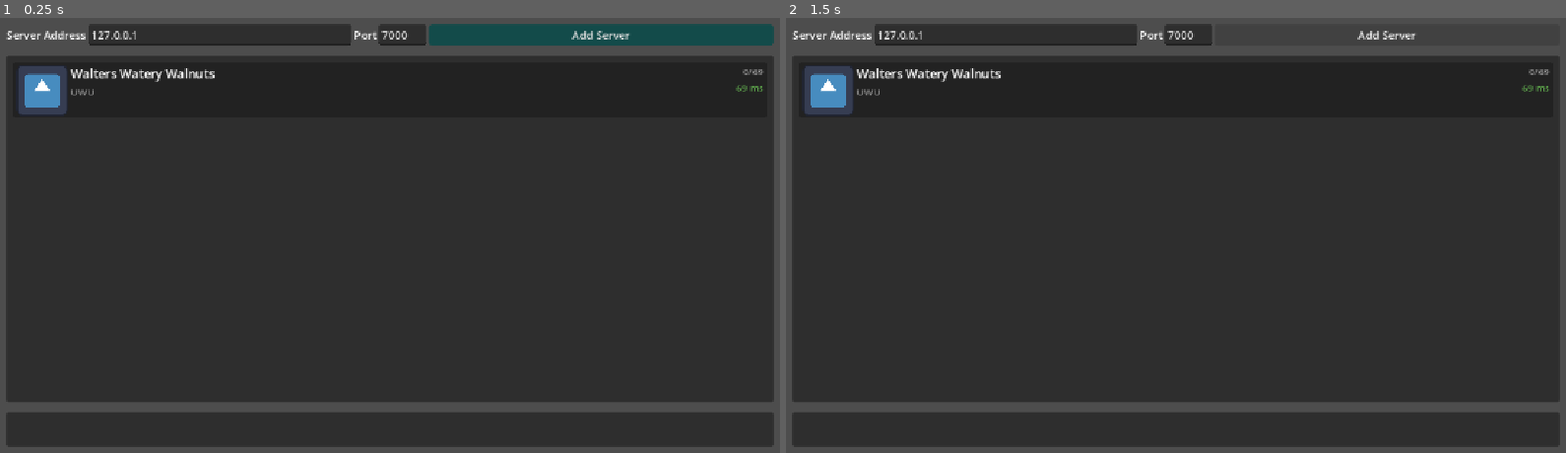
Above: before the commit, frames 1-2 (left to right).
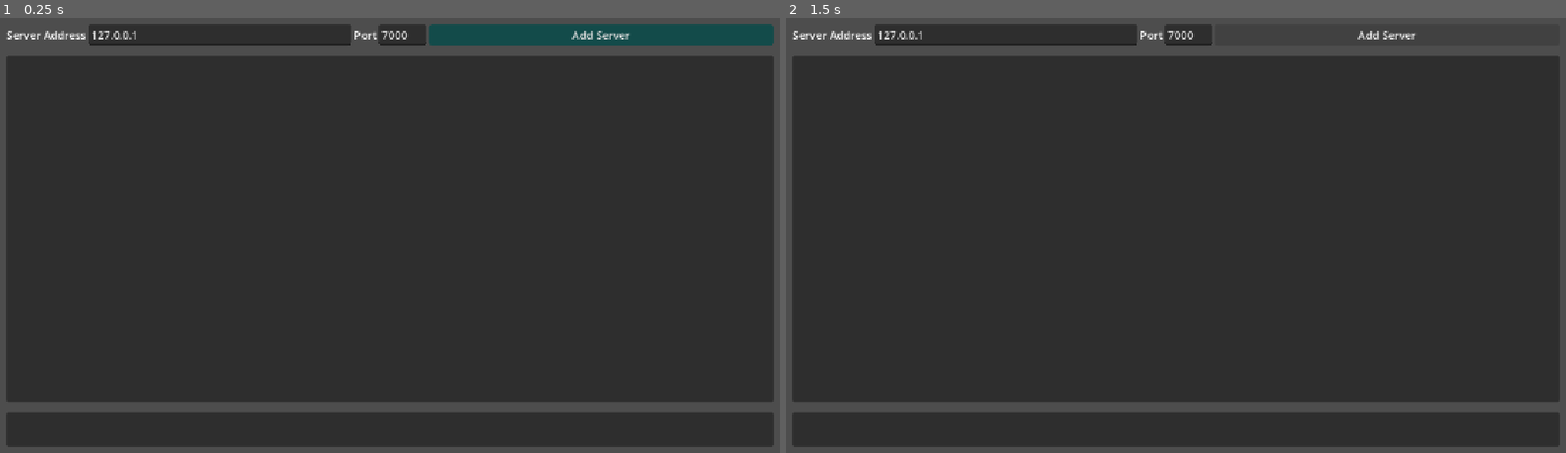
Above: after the commit, the same moments.

Repository: Karrotts/gd-networking
Game: Godot game, scene res://server_browser.tscn
The game is run twice, just before and just after one commit, with the same random seed, the same clock (stepped at 60 frames per second) and the same inputs. The project has no main scene, so this scene is started directly. The engine's default icon, where the game draws it, is replaced by a stand-in: a white triangle on a blue panel in a dark square.
Inputs:
- Up to frame 1 (0.25 s): no input
- Up to frame 2 (1.5 s): tap Enter at 0.5 s; click "Add Server" at 1.25 s

The runs differ from the first frame. In frame 1, 1.0% of the frame differs, in the area x 2-98%, y 11-23%; in frame 2, 1.0%.

Commit message:
added server information to packet

Diff:
--- a/networking/client/client-manager.gd
+++ b/networking/client/client-manager.gd
@@ -141,6 +141,12 @@
 	if packet is IdentityAuthenticationPacket:
 		identity_provider.handle_authentication_response(packet as IdentityAuthenticationPacket, self)
 
+	if packet is ServerInfoPacket:
+		# if we are just getting information and not actually connecting
+		# then just disconnect from the server here automatically...
+		if _attempt_connect == false:
+			handle_disconnect()
+
 	on_client_packet.emit(packet)
 
 
--- a/networking/packet/types/server-info-packet.gd
+++ b/networking/packet/types/server-info-packet.gd
@@ -4,16 +4,38 @@
 
 var server_settings: ServerSettings
 var connected_users: int = 0
-var ping_ms: int = 0
+var timestamp: int
 
 func _init() -> void:
 	type = PACKET_TYPE
 
 func encode() -> PackedByteArray:
+	var data: PackedByteArray = super.encode()
+
 	var buffer: StreamPeerBuffer = StreamPeerBuffer.new()
+	buffer.data_array = data
 
-	if server_settings != null:
-		buffer.put_string(server_settings.server_name)
-		buffer.put_string(server_settings.server_description)
+	buffer.seek(data.size())
+
+	buffer.put_string(server_settings.server_name)
+	buffer.put_string(server_settings.server_description)
+	buffer.put_16(server_settings.max_allowed_players)
+	buffer.put_16(connected_users)
+	buffer.put_64(timestamp)
 
 	return buffer.data_array
+
+func decode(packet: PackedByteArray) -> void:
+	super.decode(packet)
+
+	var buffer: StreamPeerBuffer = StreamPeerBuffer.new()
+	buffer.data_array = packet
+
+	buffer.seek(1) # Skip packet type
+
+	server_settings = ServerSettings.new()
+	server_settings.server_name = buffer.get_string()
+	server_settings.server_description = buffer.get_string()
+	server_settings.max_allowed_players = buffer.get_16()
+	connected_users = buffer.get_16()
+	timestamp = buffer.get_64()
--- a/networking/server/server-manager.gd
+++ b/networking/server/server-manager.gd
@@ -99,6 +99,7 @@
 	if packet is ServerInfoRequestPacket:
 		var response: ServerInfoPacket = ServerInfoPacket.new()
 		response.server_settings = server_settings
+		response.timestamp = Time.get_ticks_msec()
 		send_to_peer(peer_id, response.encode())
 
 	on_server_packet_info.emit(peer_id, packet)
--- a/networking/server/server-settings.gd
+++ b/networking/server/server-settings.gd
@@ -11,7 +11,6 @@
 
 func _init() -> void:
 	load_from_file()
-	print(server_name)
 
 func load_from_file() -> void:
 	var file: FileAccess = FileAccess.open(SERVER_CONFIG, FileAccess.READ)
--- a/server-browser.gd
+++ b/server-browser.gd
@@ -5,6 +5,14 @@
 @onready var server_items_container: VBoxContainer = $MarginContainer/VBoxContainer/PanelContainer/MarginContainer/ScrollContainer/ServerItemsContainer
 
 func _ready() -> void:
-	var item: ServerItemPanel = server_item_panel.instantiate() as ServerItemPanel
-	server_items_container.add_child(item)
-	item.set_info()
+	var args: PackedStringArray = OS.get_cmdline_args()
+	if not args.has("--server"):
+		NetworkHandler.client_manager.on_client_packet.connect(_handle_network_packets)
+		NetworkHandler.client_manager.start_client(NetworkSettings.new(), false)
+
+
+func _handle_network_packets(packet: PacketInfo) -> void:
+	if packet is ServerInfoPacket:
+		var item: ServerItemPanel = server_item_panel.instantiate() as ServerItemPanel
+		server_items_container.add_child(item)
+		item.set_info(packet.server_settings, packet.connected_users, Time.get_ticks_msec() - packet.timestamp)
--- a/server_item_panel.gd
+++ b/server_item_panel.gd
@@ -7,12 +7,9 @@
 @onready var players_label: Label = $MarginContainer/HBoxContainer/StartsContainer/PlayersLabel
 @onready var ping_label: Label = $MarginContainer/HBoxContainer/StartsContainer/PingLabel
 
-func _ready() -> void:
-	pass
 
-
-func set_info() -> void:
-	server_name_label.text = "Walters Watery Walnuts"
-	server_description_label.text = "UWU"
-	players_label.text = "0/69"
-	ping_label.text = "69 ms"
+func set_info(server_info: ServerSettings, connected_users: int, ping_ms: int) -> void:
+	server_name_label.text = server_info.server_name
+	server_description_label.text = server_info.server_description
+	players_label.text = "%d/%d" % [connected_users, server_info.max_allowed_players]
+	ping_label.text = "%d ms" % ping_ms
